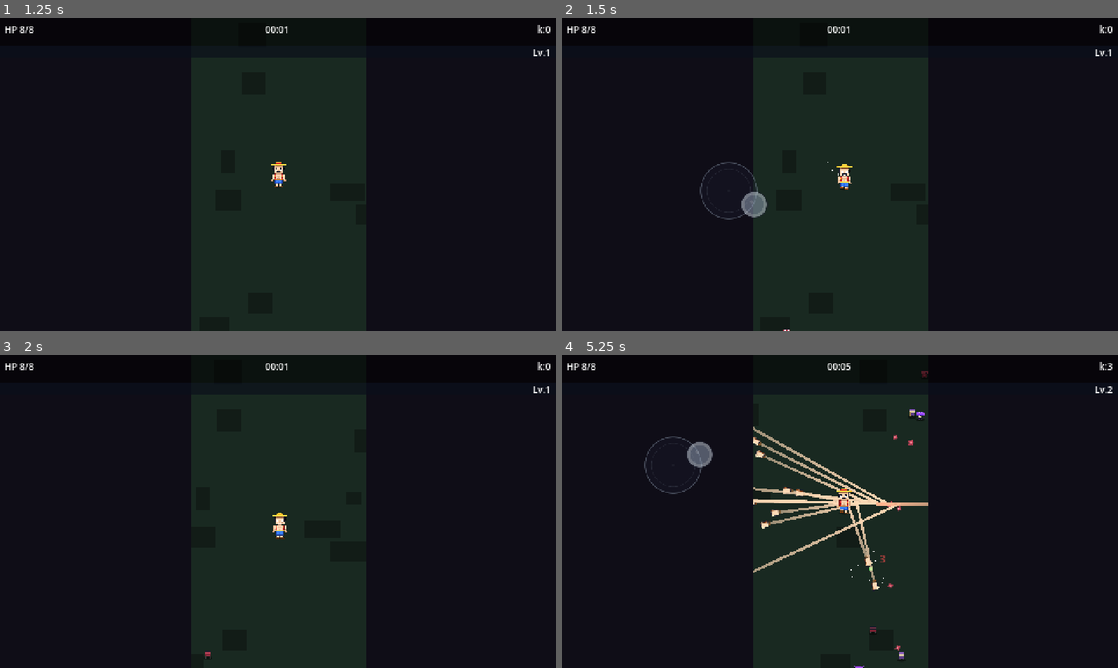
Above: before the commit, frames 1-4 (two rows, left to right).
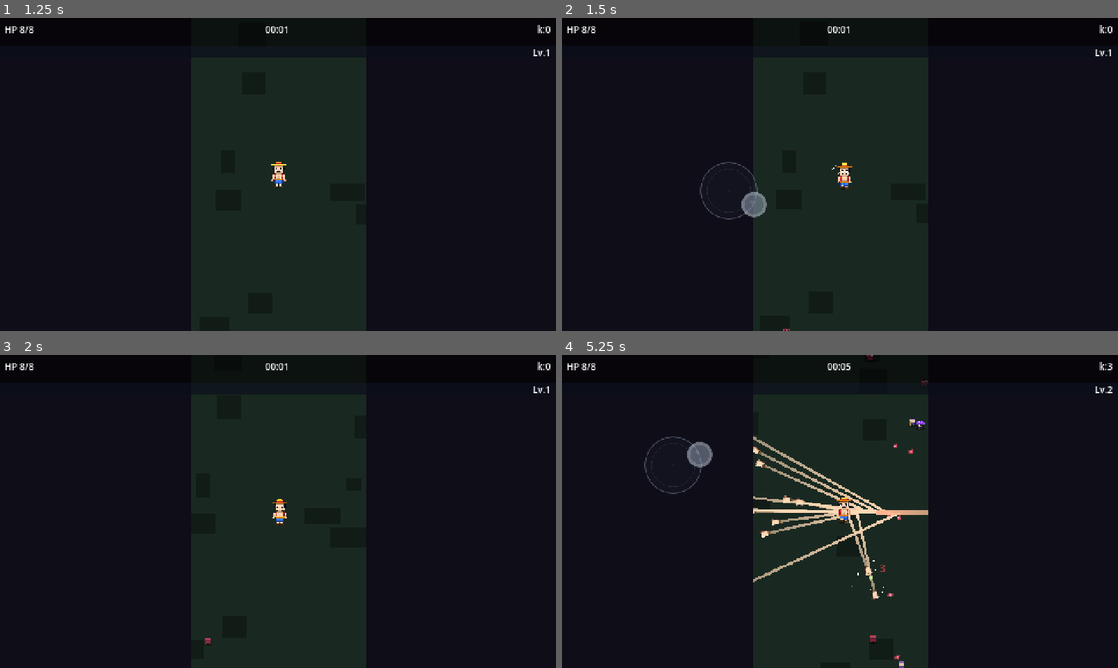
Above: after the commit, the same moments.

Repository: Veton8/POE
Game: Godot game, scene res://scenes/modes/Endless.tscn
The game is run twice, just before and just after one commit, with the same random seed, the same clock (stepped at 60 frames per second) and the same inputs. This scene is started directly instead of the project's main scene.
Inputs (mouse positions are in pixels of both pictures, inside the frame that each line leads up to):
- Up to frame 1 (1.25 s): move the mouse to (400, 158) at 0.52 s; hold D (move_right) from 0.53 s (still down); hold R (ability_e) from 0.53 s (still down); click (400, 158) at 0.67 s
- Up to frame 2 (1.5 s): release D (move_right) at 1.25 s; release R (ability_e) at 1.25 s; tap Enter at 1.25 s; drag from (728, 190) to (812, 237) at 1.27 s
- Up to frame 3 (2 s): no input
- Up to frame 4 (5.25 s): move the mouse to (895, 442) at 2.02 s; hold D (move_right) 2.03-2.75 s; hold E (ability_w) 2.03-2.75 s; drag from (812, 574) to (673, 464) at 2.77 s; move the mouse to (1006, 558) at 3.52 s; hold A (move_left) 3.53-4.25 s; hold R (ability_e) 3.53-4.25 s; click "Skip (+25 coins)" at 4.25 s; drag from (673, 464) to (756, 433) at 5.02 s

Frame 1 is identical in both runs. In frame 2, 0.1% of the frame differs, in the area x 39-53%, y 46-100%; in frame 3, 0.3%; in frame 4, 3.4%, in the area x 34-66%, y 0-100%.

Commit message:
Endless camera: remove limits + center bias so player stays at screen center
Previous setup limited the camera to the world rect minus half the
viewport (135..825 horizontal, 240..720 vertical), so when the
player walked into the slow zones (0..64 from each edge) the camera
stopped following and the player slid off-screen.

Switched the limit_* fields to ±10,000,000 so the camera never
caps. ShakeCamera2D._ready() defaults to 480×270 limits which we
were already overriding — the new override is just an "effectively
unlimited" replacement.

Also dropped the -24 vertical offset (was meant to compensate for
thumb obscuring lower-right corner). Player now sits exactly at
viewport center.

Trade-off: when the player is at the slow-zone edge, the viewport
shows black space past the world boundary on that side. This is
the user's explicit ask — being able to see the player matters
more than not seeing the void.

Co-Authored-By: Claude Opus 4.7 (1M context) <noreply@anthropic.com>

Diff:
--- a/scenes/modes/Endless.gd
+++ b/scenes/modes/Endless.gd
@@ -213,17 +213,19 @@
 
 func _build_camera() -> void:
 	# Camera lives as a Player child so it follows automatically.
-	# Limits constrain to the world rect minus half the viewport so
-	# the camera never reveals beyond the slow-zone outer edge.
+	# Limits unbounded — camera always centers exactly on the player,
+	# even at the slow-zone edges. Past the world rect the viewport
+	# shows black void, which is the intended trade-off for keeping
+	# the player visually pinned at screen center.
 	_camera = ShakeCamera2D.new()
 	_player.add_child(_camera)
 	_camera.make_current()
-	# Override _ready()'s landscape-mode defaults
-	_camera.limit_left = VIEW_HALF_W
-	_camera.limit_top = VIEW_HALF_H
-	_camera.limit_right = WORLD_PX - VIEW_HALF_W
-	_camera.limit_bottom = WORLD_PX - VIEW_HALF_H
-	_camera.offset = Vector2(0, -24)  # bias player ~5% below center
+	# Override ShakeCamera2D._ready()'s 480×270 defaults
+	_camera.limit_left = -10000000
+	_camera.limit_top = -10000000
+	_camera.limit_right = 10000000
+	_camera.limit_bottom = 10000000
+	_camera.offset = Vector2.ZERO
 	_camera.position_smoothing_enabled = true
 	_camera.position_smoothing_speed = 8.0
 
